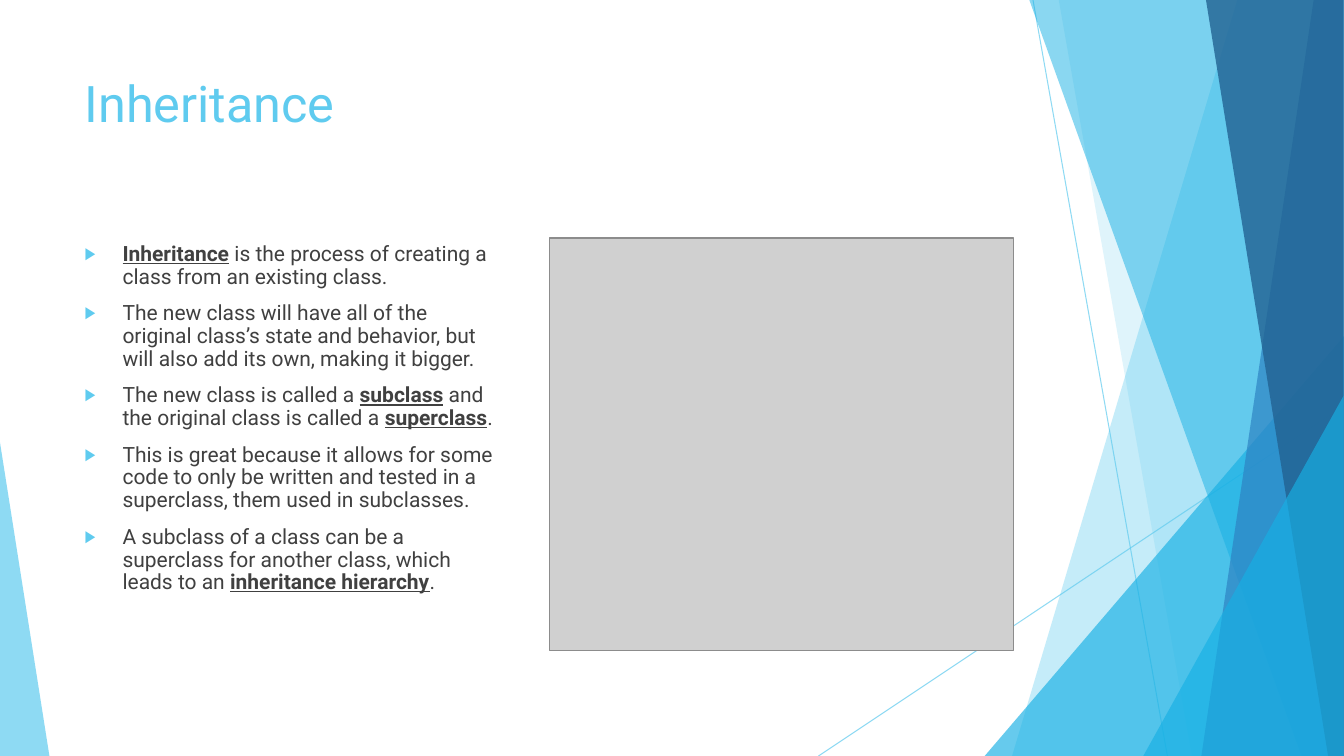
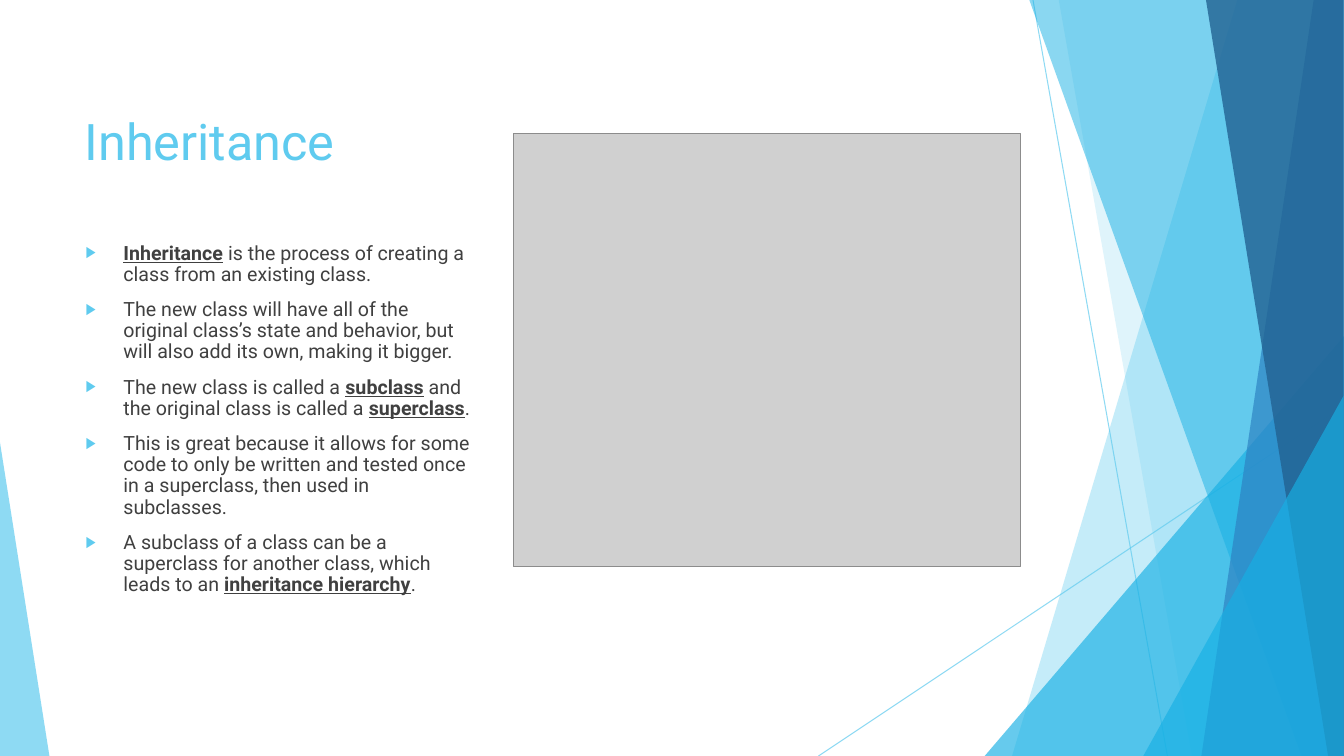
Before and after one commit to JoseRivas1998/Java-Game-Development-For-Absolute-Beginners, a slide deck: slide 6 of Slides/Lesson1.4.pptx. Drawn at 1344x756 pixels with LibreOffice and Linux fonts; fonts in the diff are those of the drawing; grey boxes stand for pictures. Boxes give left, top, right and bottom in pixels: in the first picture for what was removed or moved away, otherwise in the second. Text is boxed around its words. In the diff, an @@ line names an element or a change of style, - is before the commit and + after.

```diff
--- a/Slides/Lesson1.4.pptx
+++ b/Slides/Lesson1.4.pptx
@@ title "Inheritance" at <box>85,122,335,161</box>: vertical alignment top to middle @@
@@ picture: place and size @@
-picture at <box>549,238,1013,650</box>
+picture at <box>513,133,1020,567</box>
@@ text at <box>123,245,470,595</box>: size 15 to 14 pt in "Inheritance is the process of creating a ...", "The new class will have all of ...", "The new class is called a subclass ...", "A subclass of a class can be ..." @@
@@ text at <box>123,435,470,514</box>: text changed; size 15 to 14 pt @@
-▶ This is great because it allows for some code to only be written and tested in a superclass, them used in subclasses.
+▶ This is great because it allows for some code to only be written and tested once in a superclass, then used in subclasses.
```
Also in this commit, not shown: 1 other slide changed, 4 slides added, 12 other files.
